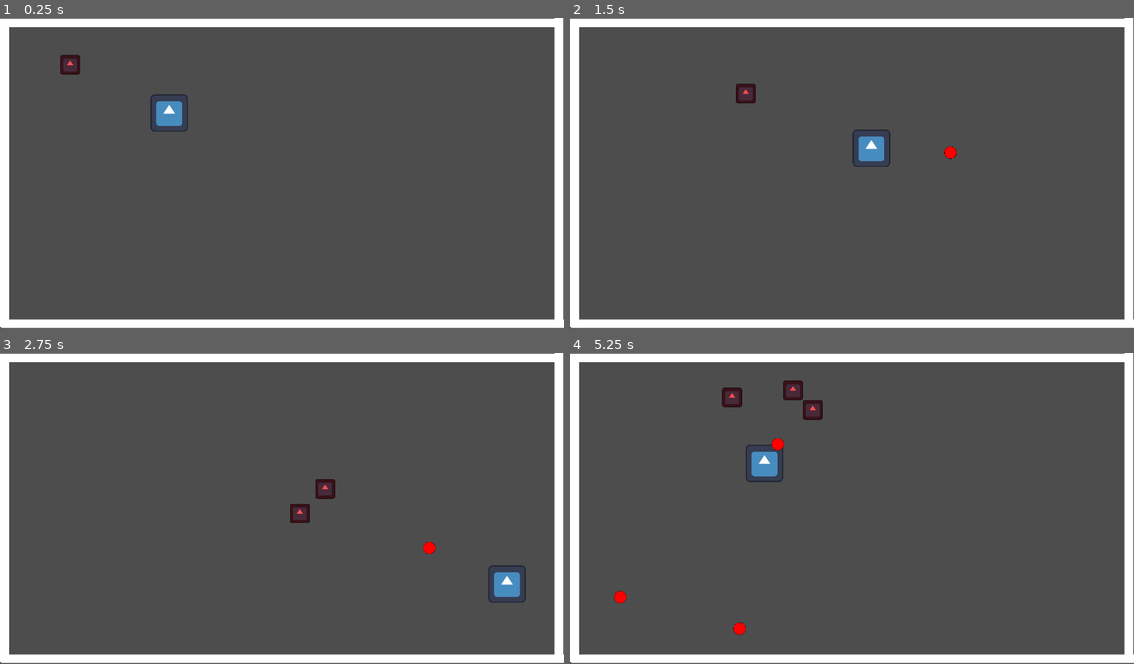
Above: before the commit, frames 1-4 (two rows, left to right).
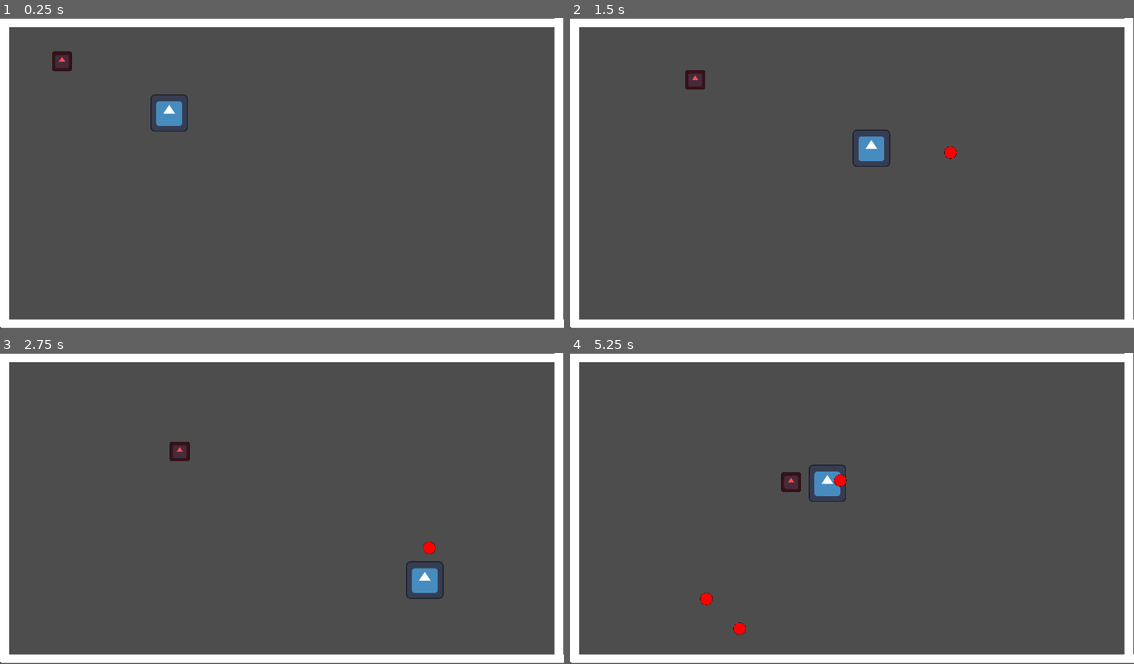
Above: after the commit, the same moments.

Repository: Krishlin/bouncybow
Game: Godot game, scene res://Scenes/MainScene.tscn
The game is run twice, just before and just after one commit, with the same random seed, the same clock (stepped at 60 frames per second) and the same inputs. The engine's default icon, where the game draws it, is replaced by a stand-in: a white triangle on a blue panel in a dark square.
Inputs (mouse positions are in pixels of both pictures, inside the frame that each line leads up to):
- Up to frame 1 (0.25 s): no input
- Up to frame 2 (1.5 s): move the mouse to (976, 157) at 0.52 s; hold D (right) 0.53-1.28 s; click (976, 157) at 0.67 s; move the mouse to (739, 189) at 1.27 s; hold S (down) from 1.28 s (still down)
- Up to frame 3 (2.75 s): move the mouse to (338, 440) at 2.02 s; release S (down) at 2.03 s; hold D (right) from 2.03 s (still down)
- Up to frame 4 (5.25 s): move the mouse to (823, 570) at 2.77 s; release D (right) at 2.78 s; hold W (up) 2.78-3.53 s; click (823, 570) at 2.92 s; move the mouse to (1021, 555) at 3.52 s; hold A (left) 3.53-5.03 s; move the mouse to (682, 461) at 4.27 s; move the mouse to (880, 508) at 5.02 s; hold S (down) from 5.03 s (still down); click (880, 508) at 5.17 s

The runs differ from the first frame. In frame 1, 0.3% of the frame differs, in the area x 9-15%, y 10-19%; in frame 2, 0.4%; in frame 3, 1.6%; in frame 4, 2.1%, in the area x 7-50%, y 8-82%.

Commit message:
spawning with waves

Diff:
--- a/Scripts/ball.gd
+++ b/Scripts/ball.gd
@@ -15,6 +15,7 @@
 			# Otherwise the ball just disappears.
 			if bounces >= 1:
 				collider.die()
+
 			else:
 				queue_free()
 			return
--- a/Scripts/enemy_spawner.gd
+++ b/Scripts/enemy_spawner.gd
@@ -2,18 +2,41 @@
 
 var ENEMY = preload("res://Scenes/Enemy.tscn")
 @export var player: Node2D
+var spawn_time = 10.0
+var timer = 0.0
 
-var spawn_time = 2.0
-var max_enemies = 5
-var timer = 0.0
+var wave = 1
+var enemies_to_spawn = 0
+
+
+func _ready():
+	start_wave()
+
+
+func start_wave():
+	enemies_to_spawn = 1 + wave * 2   # wave 1 = 3 enemies, wave 2 = 5, wave 3 = 7...
+	print("Wave ", wave, " - ", enemies_to_spawn, " enemies")
 
 
 func _process(delta):
-	timer += delta
-	if timer >= spawn_time:
-		timer = 0.0
-		if get_child_count() < max_enemies:
+	if not is_instance_valid(player):
+		return
+
+	if enemies_to_spawn > 0:
+		timer += delta
+		if timer >= spawn_time:
+			timer = 0.0
 			spawn_enemy()
+			enemies_to_spawn -= 1
+	else:
+		check_wave()
+
+
+# the whole wave has spawned: if every enemy is dead, go to the next wave
+func check_wave():
+	if get_child_count() == 0:
+		wave += 1
+		start_wave()
 
 
 func spawn_enemy():
@@ -21,9 +44,8 @@
 	enemy.player = player
 
 	var spot = Vector2(randf_range(150, 1800), randf_range(150, 950))
-	while spot.distance_to(player.position) < 400:
+	while spot.distance_to(player.position) < 600:
 		spot = Vector2(randf_range(150, 1800), randf_range(150, 950))
 
 	enemy.position = spot
 	add_child(enemy)
-	player.speed += 400
--- a/Scripts/enemy_sprite.gd
+++ b/Scripts/enemy_sprite.gd
@@ -18,7 +18,7 @@
 func _physics_process(delta):
 	if not is_instance_valid(player):
 		return
-	var speed = player.speed * 0.5
+	var speed = player.speed * 0.3
 	velocity = position.direction_to(player.position) * speed + knockback
 	move_and_slide()
 
